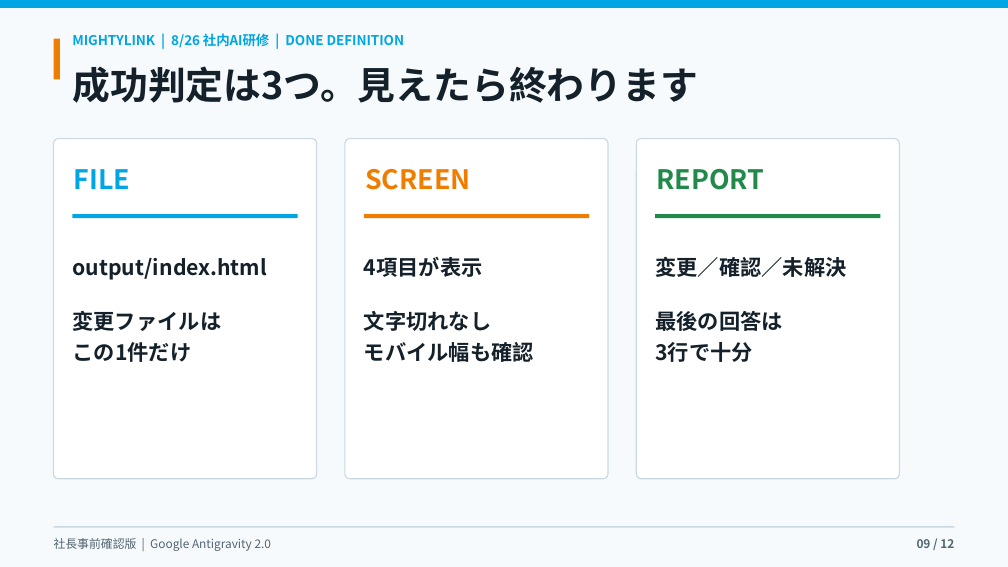
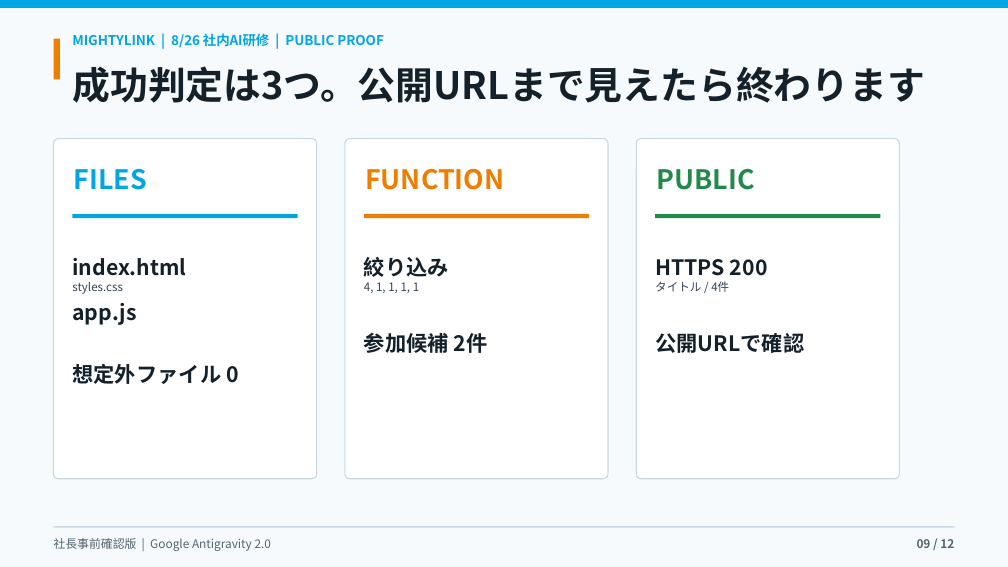
Before and after one commit to kanta13jp1/mighty-link-ai-connect, a slide deck: slide 9 of exports/knowledge_flow/mighty_skill_bridge_antigravity_user_guide_2026.pptx. Drawn at 1008x567 pixels with LibreOffice and Linux fonts; fonts in the diff are those of the drawing. Boxes give left, top, right and bottom in pixels: in the first picture for what was removed or moved away, otherwise in the second. Text is boxed around its words. In the diff, an @@ line names an element or a change of style, - is before the commit and + after.

```diff
--- a/exports/knowledge_flow/mighty_skill_bridge_antigravity_user_guide_2026.pptx
+++ b/exports/knowledge_flow/mighty_skill_bridge_antigravity_user_guide_2026.pptx
@@ text at bbox=[72, 33, 384, 48]: text changed @@
-MIGHTYLINK | 8/26 社内AI研修 | DONE DEFINITION
+MIGHTYLINK | 8/26 社内AI研修 | PUBLIC PROOF
@@ text at bbox=[72, 66, 925, 103]: text changed @@
-成功判定は3つ。見えたら終わります
+成功判定は3つ。公開URLまで見えたら終わります
@@ text in rounded rectangle at bbox=[74, 169, 147, 190]: text changed @@
-FILE
+FILES
@@ text in rounded rectangle at bbox=[365, 168, 504, 190]: text changed @@
-SCREEN
+FUNCTION
@@ text in rounded rectangle at bbox=[657, 169, 755, 190]: text changed @@
-REPORT
+PUBLIC
@@ text at bbox=[72, 258, 239, 384]: text changed @@
-output/index.html
-変更ファイルは
-この1件だけ
+index.html
+styles.css
+app.js
+想定外ファイル 0
@@ text at bbox=[364, 257, 449, 293]: text changed @@
-4項目が表示
-文字切れなし
-モバイル幅も確認
+絞り込み
+4, 1, 1, 1, 1
+参加候補 2件
@@ text at bbox=[655, 259, 768, 292]: text changed @@
-変更／確認／未解決
-最後の回答は
-3行で十分
+HTTPS 200
+タイトル / 4件
+公開URLで確認
```
Also in this commit, not shown: 11 other slides changed, 25 other files.
